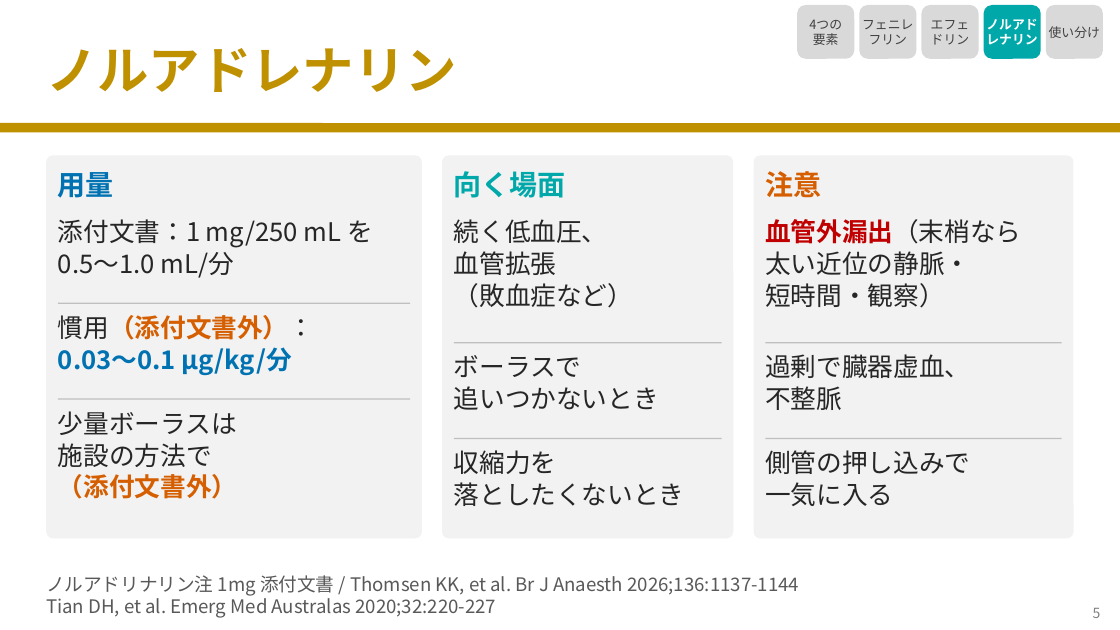
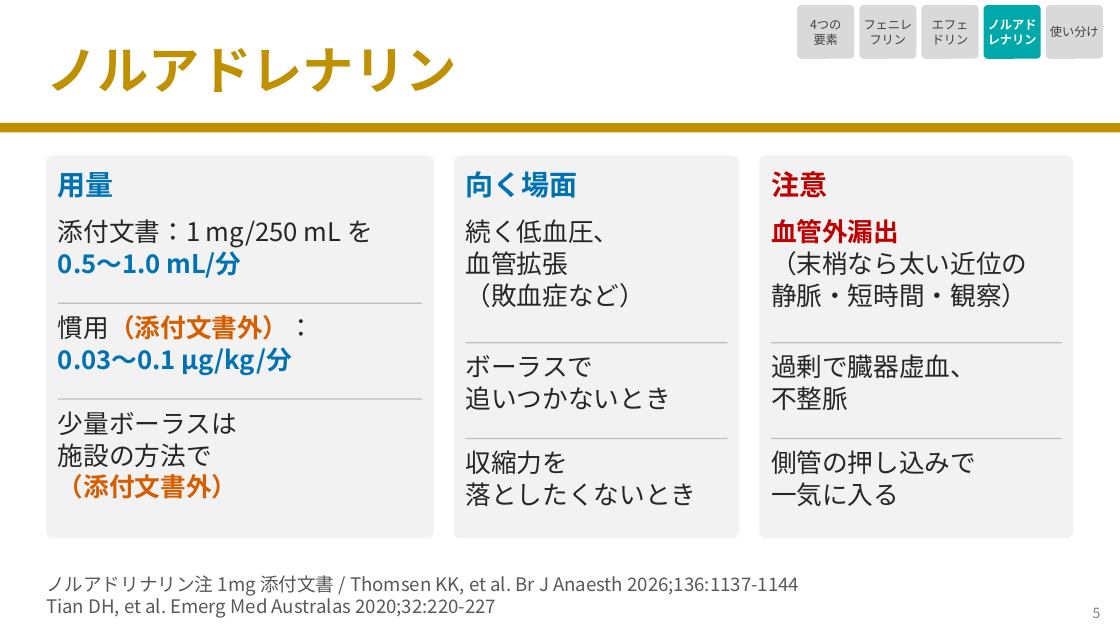
Before and after one commit to nobumitsu-3141/Anes-lecture, a slide deck: slide 6 of slides/3-8_vasopressors/3-8_vasopressors.pptx. Drawn at 1120x630 pixels with LibreOffice and Linux fonts; fonts in the diff are those of the drawing. Boxes give left, top, right and bottom in pixels: in the first picture for what was removed or moved away, otherwise in the second. Text is boxed around its words. In the diff, an @@ line names an element or a change of style, - is before the commit and + after.

```diff
--- a/slides/3-8_vasopressors/3-8_vasopressors.pptx
+++ b/slides/3-8_vasopressors/3-8_vasopressors.pptx
@@ size 11 to 10.5 pt; proportions changed in 5 elements at bbox=[797, 5, 854, 59], bbox=[860, 5, 917, 59], bbox=[922, 5, 979, 59], bbox=[984, 5, 1041, 59], bbox=[1046, 5, 1103, 59] @@
@@ rounded rectangle: place and size @@
-rounded rectangle at bbox=[46, 155, 422, 539]
+rounded rectangle at bbox=[46, 155, 434, 539]
@@ rounded rectangle: place and size @@
-rounded rectangle at bbox=[442, 155, 734, 539]
+rounded rectangle at bbox=[454, 155, 739, 539]
@@ rounded rectangle at bbox=[454, 155, 739, 539]: proportions changed @@
@@ text "向く場面": place and size @@
-text "向く場面" at bbox=[454, 171, 566, 198]
+text "向く場面" at bbox=[466, 171, 578, 198]
@@ text "向く場面" at bbox=[466, 171, 578, 198]: text colour #00A8AA to #0072B2 @@
@@ rounded rectangle: place and size @@
-rounded rectangle at bbox=[754, 155, 1074, 539]
+rounded rectangle at bbox=[760, 155, 1074, 539]
@@ text "注意" at bbox=[771, 171, 827, 198]: text colour #D55E00 to #C00000 @@
@@ text "続く低血圧、": place and size @@
-text "続く低血圧、" at bbox=[454, 219, 633, 308]
+text "続く低血圧、" at bbox=[466, 219, 645, 308]
@@ text at bbox=[771, 219, 1027, 308]: spaces changed @@
-血管外漏出（末梢なら
-太い近位の静脈・
-短時間・観察）
+血管外漏出
+（末梢なら太い近位の
+静脈・短時間・観察）
@@ text at bbox=[58, 247, 241, 278]: text colour #262626 to #0072B2, bold on in "0.5〜1.0 mL/分" @@
@@ line moved from (58, 303) - (410, 303) to (58, 303) - (422, 303) @@
@@ text "ボーラスで": place and size @@
-text "ボーラスで" at bbox=[454, 355, 659, 410]
+text "ボーラスで" at bbox=[466, 355, 671, 410]
@@ line moved from (454, 343) - (722, 343) to (465, 343) - (728, 343) @@
@@ text "過剰で臓器虚血、": place and size @@
-text "過剰で臓器虚血、" at bbox=[765, 354, 970, 410]
+text "過剰で臓器虚血、" at bbox=[771, 354, 976, 410]
@@ line moved from (765, 343) - (1062, 343) to (771, 343) - (1062, 343) @@
@@ line moved from (58, 399) - (410, 399) to (58, 399) - (422, 399) @@
@@ text "収縮力を": place and size @@
-text "収縮力を" at bbox=[454, 450, 685, 506]
+text "収縮力を" at bbox=[466, 450, 697, 506]
@@ line moved from (454, 439) - (722, 439) to (465, 439) - (728, 439) @@
@@ text "側管の押し込みで": place and size @@
-text "側管の押し込みで" at bbox=[765, 450, 970, 506]
+text "側管の押し込みで" at bbox=[771, 450, 976, 506]
```
Also in this commit, not shown: 8 other slides changed, 8 other files.
